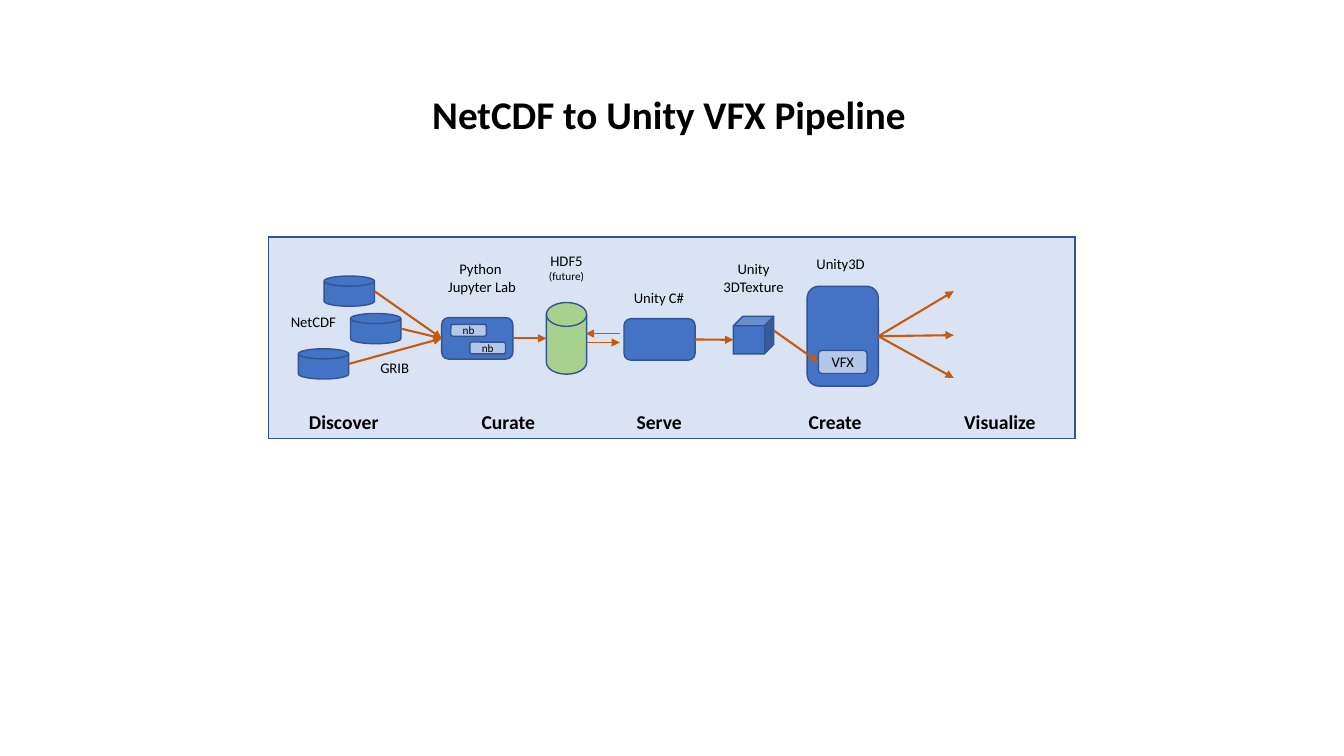
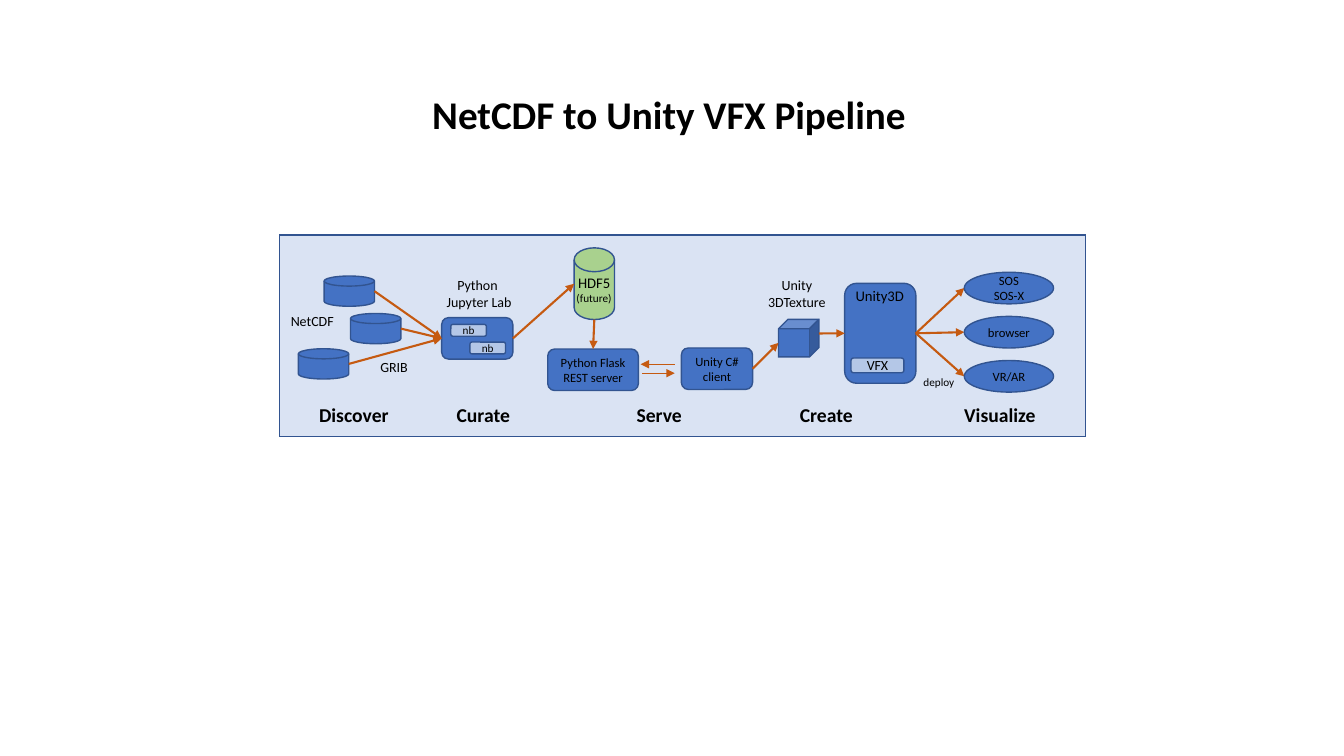
Before and after one commit to Hackathorn/Geo-Science-Force-Field-Viz, a slide deck: slide 1 of images/figures.pptx. Drawn at 1344x756 pixels with LibreOffice and Linux fonts; fonts in the diff are those of the drawing. Boxes give left, top, right and bottom in pixels: in the first picture for what was removed or moved away, otherwise in the second. Text is boxed around its words. In the diff, an @@ line names an element or a change of style, - is before the commit and + after.

```diff
--- a/images/figures.pptx
+++ b/images/figures.pptx
@@ rectangle: place and size @@
-rectangle at bbox=[269, 237, 1076, 439]
+rectangle at bbox=[279, 235, 1086, 437]
@@ text "HDF5 (future)": place and size @@
-text "HDF5 (future)" at bbox=[549, 256, 584, 282]
+text "HDF5 (future)" at bbox=[576, 278, 611, 304]
@@ cylinder: place and size @@
-cylinder at bbox=[546, 302, 587, 374]
+cylinder at bbox=[575, 248, 615, 320]
@@ text "Python": place and size @@
-text "Python" at bbox=[448, 264, 516, 295]
+text "Python" at bbox=[447, 280, 512, 310]
@@ arrow moved from (513, 339) - (546, 339) to (513, 339) - (575, 284) @@
@@ text removed at bbox=[634, 293, 684, 306] @@
-Unity C#
@@ text "Unity": place and size @@
-text "Unity" at bbox=[723, 264, 783, 292]
+text "Unity" at bbox=[768, 280, 826, 307]
@@ rounded rectangle: place and size @@
-rounded rectangle at bbox=[808, 286, 879, 386]
+rounded rectangle at bbox=[845, 283, 917, 383]
@@ text "Unity3D": place and size @@
-text "Unity3D" at bbox=[816, 259, 864, 272]
+text "Unity3D" at bbox=[856, 291, 904, 304]
@@ arrow moved from (878, 337) - (954, 291) to (917, 334) - (965, 288) @@
@@ ellipse added at bbox=[965, 272, 1055, 303], fill #4472C4, outline #325491 1 pt, 9 pt, text #000000 @@
+SOS
+SOS-X
@@ arrow added from (595, 320) to (593, 349), #C55A11 1.5 pt @@
@@ cube: place and size @@
-cube at bbox=[734, 317, 774, 354]
+cube at bbox=[778, 320, 819, 357]
@@ ellipse added at bbox=[965, 317, 1055, 348], fill #4472C4, outline #325491 1 pt, 9 pt, text #000000 @@
+browser
@@ rounded rectangle added at bbox=[547, 349, 638, 390], fill #4472C4, outline #325491 1 pt, 9 pt, text #000000 @@
+Python Flask REST server
@@ rounded rectangle "Unity C# client": place and size @@
-rounded rectangle "Unity C# client" at bbox=[624, 319, 696, 360]
+rounded rectangle "Unity C# client" at bbox=[682, 348, 753, 389]
@@ text in rounded rectangle at bbox=[695, 357, 739, 381]: text added @@
+Unity C# client
@@ arrow moved from (696, 340) - (734, 340) to (753, 369) - (778, 343) @@
@@ arrow moved from (774, 331) - (819, 362) to (819, 334) - (845, 334) @@
@@ size 10.5 to 10 pt in 5 elements at bbox=[291, 317, 334, 326], bbox=[380, 363, 407, 372], bbox=[447, 280, 512, 310], bbox=[768, 280, 826, 307], bbox=[851, 358, 903, 373] @@
@@ rounded rectangle "VFX": place and size @@
-rounded rectangle "VFX" at bbox=[819, 351, 867, 374]
+rounded rectangle "VFX" at bbox=[851, 358, 903, 373]
@@ arrow moved from (878, 337) - (954, 378) to (917, 334) - (965, 376) @@
@@ arrow moved from (878, 337) - (954, 335) to (917, 334) - (965, 333) @@
@@ arrow moved from (620, 334) - (586, 334) to (675, 364) - (641, 364) @@
@@ arrow moved from (588, 343) - (620, 343) to (642, 373) - (675, 373) @@
@@ text added at bbox=[923, 378, 954, 388], 8 pt, text #000000 @@
+deploy
@@ ellipse added at bbox=[965, 361, 1055, 392], fill #4472C4, outline #325491 1 pt, 9 pt, text #000000 @@
+VR/AR
@@ text "Discover": place and size @@
-text "Discover" at bbox=[309, 415, 379, 429]
+text "Discover" at bbox=[319, 408, 389, 422]
@@ text "Curate": place and size @@
-text "Curate" at bbox=[482, 416, 535, 429]
+text "Curate" at bbox=[457, 409, 510, 422]
@@ text "Serve": place and size @@
-text "Serve" at bbox=[637, 416, 682, 429]
+text "Serve" at bbox=[637, 409, 682, 422]
@@ text "Create": place and size @@
-text "Create" at bbox=[809, 416, 862, 429]
+text "Create" at bbox=[800, 409, 853, 422]
@@ text "Visualize": place and size @@
-text "Visualize" at bbox=[964, 415, 1035, 429]
+text "Visualize" at bbox=[964, 408, 1035, 422]
```
Also in this commit, not shown: 1 other file.
